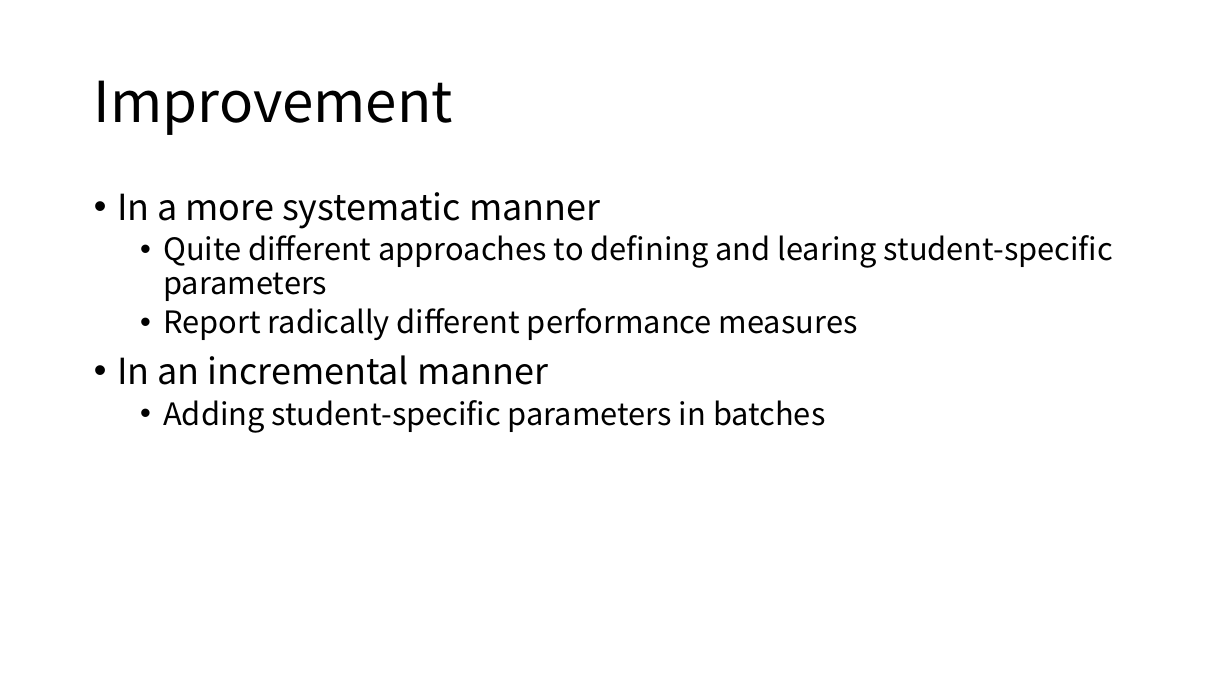
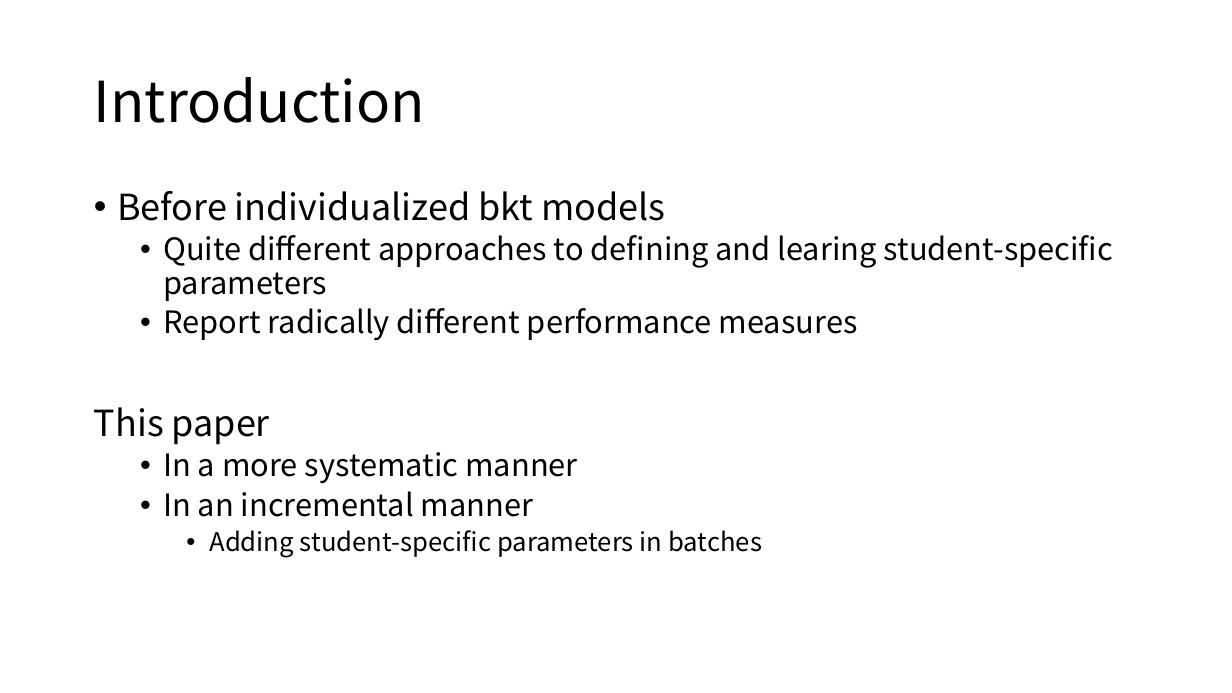
Before and after one commit to cloudspurs/klz, a slide deck: slide 3 of computer_science/statistics/model/hmm/bkt/papers/individualized-bayesian-knowledge-tracing.pptx. Drawn at 1232x693 pixels with LibreOffice and Linux fonts; fonts in the diff are those of the drawing. Boxes give left, top, right and bottom in pixels: in the first picture for what was removed or moved away, otherwise in the second. Text is boxed around its words. In the diff, an @@ line names an element or a change of style, - is before the commit and + after.

```diff
--- a/computer_science/statistics/model/hmm/bkt/papers/individualized-bayesian-knowledge-tracing.pptx
+++ b/computer_science/statistics/model/hmm/bkt/papers/individualized-bayesian-knowledge-tracing.pptx
@@ title at [94,77,425,123]: text changed @@
-Improvement
+Introduction
@@ text at [117,191,665,221]: text changed @@
-• In a more systematic manner
+• Before individualized bkt models
@@ text at [94,407,577,483]: paragraphs added @@
+This paper
+  • In a more systematic manner
@@ text at [163,491,762,558]: size 28 to 24 pt in "In an incremental manner"; size 24 to 20 pt in "Adding student-specific parameters in batches"; list level 1 to 2 in "In an incremental manner"; list level 2 to 3 in "Adding student-specific parameters in batches" @@
```
Also in this commit, not shown: 7 other slides changed, 3 slides added, 10 other files.
